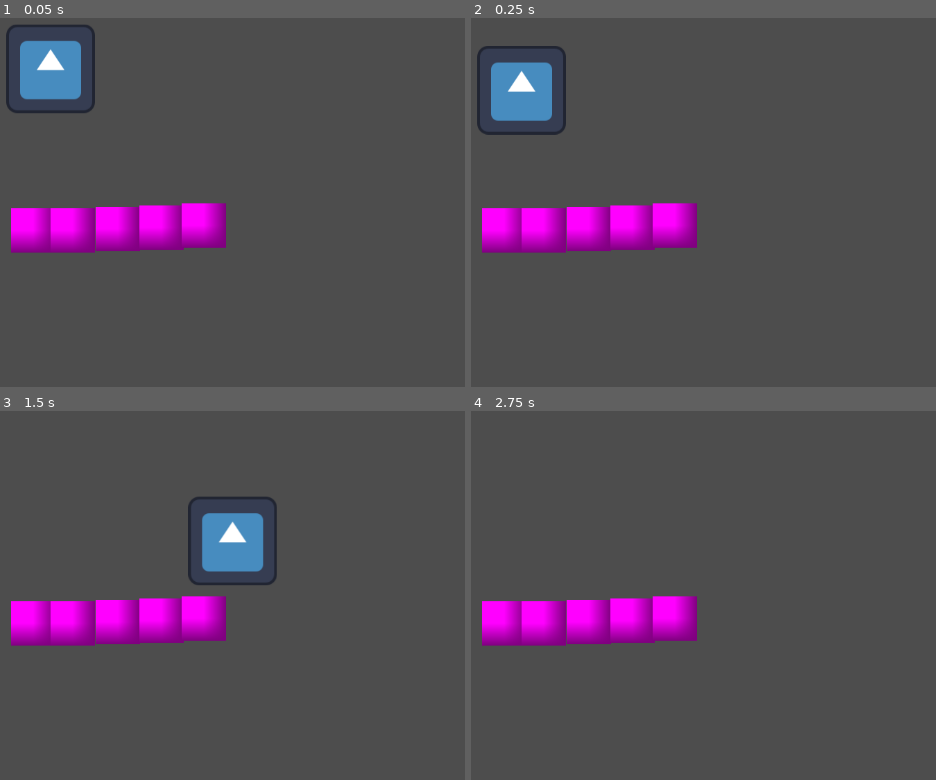
Above: before the commit, frames 1-4 (two rows, left to right).
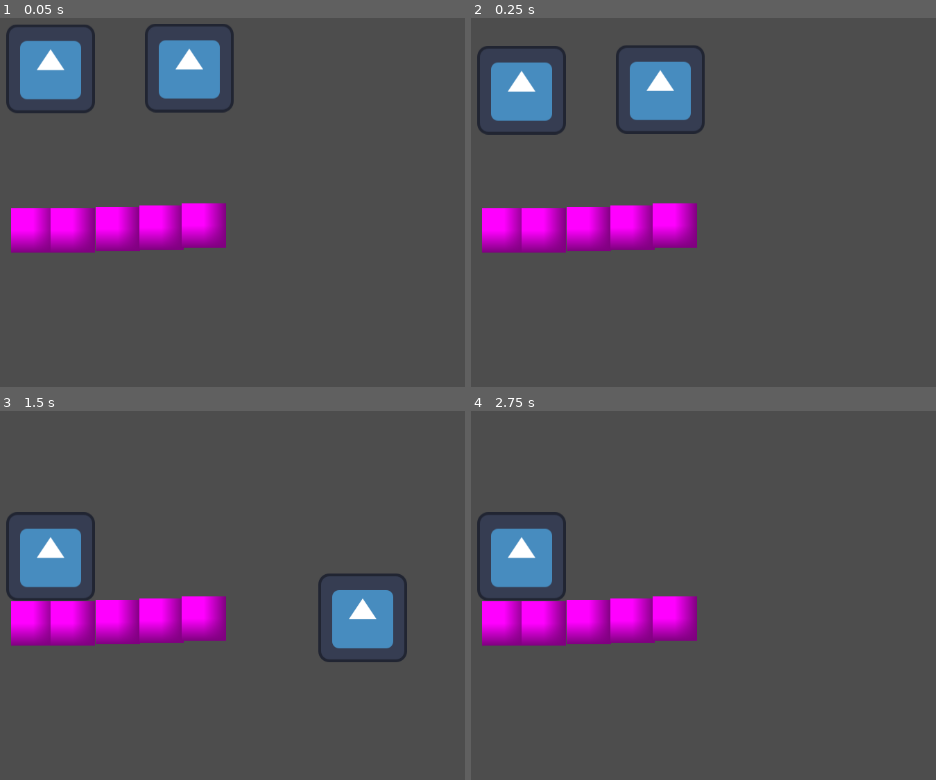
Above: after the commit, the same moments.

Repository: NahuelArrieta/ChronosSociety
Game: Godot game, scene res://levels/level.tscn
Two runs of this game, one before a commit and one after it. Both use one fixed random seed, a clock stepped at 60 frames per second and the inputs below. The engine's default icon, where the game draws it, is replaced by a stand-in: a white triangle on a blue panel in a dark square.
Inputs:
- Up to frame 1 (0.05 s): no input
- Up to frame 2 (0.25 s): no input
- Up to frame 3 (1.5 s): tap Enter (ui_accept) at 0.5, 0.77, 1.07 s; hold Right (ui_right) from 0.53 s (still down); tap Space (REVERT_P1, bound only after the commit) at 0.6 s; tap Shift (REVERT_P2, bound only after the commit) at 0.8, 1.35 s
- Up to frame 4 (2.75 s): tap Enter (ui_accept) at 1.52, 1.55, 1.82, 2.1 s; release Right (ui_right) at 2.03 s; hold Left (ui_left) from 2.03 s (still down); tap Space (REVERT_P1, bound only after the commit) at 2.3 s

The runs differ from the first frame. In frame 1, 2.7% of the frame differs, in the area x 31-51%, y 1-26%; in frame 2, 2.7%; in frame 3, 8.1%, in the area x 1-88%, y 23-69%; in frame 4, 2.7%.

Commit message:
Second player (#3)
* add second player basic movement

* add second player

Diff:
--- a/controllers/time_travel_controller.gd
+++ b/controllers/time_travel_controller.gd
@@ -1,6 +1,11 @@
 extends Node
 
 var is_reverting = false
+
+const revert_time_inputs = [
+	"REVERT_P1",
+	"REVERT_P2",
+]
 
 func _ready():
 	start_log_timer()
@@ -14,16 +19,17 @@
 	add_child(record_timer)
 
 func _physics_process(delta):
-	# Check if the revert time button is pressed to start the timer.
-	if Input.is_action_just_pressed("ui_up"):
-		# Start the timer and make it repeat.
-		is_reverting = true
-		Global.revert_started.emit()
+	for i in revert_time_inputs.size():
+		var input = revert_time_inputs[i]
+		var player = i +1
 
-	# Check if the revert time button is released to stop the timer.
-	if Input.is_action_just_released("ui_up"):
-		is_reverting = false
-		Global.revert_stopped.emit()
+		if Input.is_action_just_pressed(input):
+			is_reverting = true
+			Global.revert_started.emit(player)
+
+		if Input.is_action_just_released(input):
+			is_reverting = false
+			Global.revert_stopped.emit()
 
 func _on_record_timer_timeout():
 	if is_reverting:
--- a/entities/player/player.gd
+++ b/entities/player/player.gd
@@ -2,14 +2,26 @@
 
 @export var speed = 300.0
 @export var jump_velocity = -450.0
+@export var player_number = 1
+
+## Input map
+var left_action: String
+var right_action: String
+var jump_action: String
+
 
 var is_reverting = false
 var _state_history = []
 
 func _ready():
+	left_action = "LEFT_P%d" % player_number
+	right_action = "RIGHT_P%d" % player_number
+	jump_action = "JUMP_P%d" % player_number
+
 	Global.revert_started.connect(start_reverting)
 	Global.revert_stopped.connect(stop_reverting)
 	add_to_group(Global.TIME_TRAVEL_GROUP)
+
 
 func _physics_process(delta):
 	if is_reverting:
@@ -18,10 +30,10 @@
 	if not is_on_floor():
 		velocity.y += Global.gravity * delta
 
-	if is_on_floor() and Input.is_action_just_pressed("ui_accept"): # TODO
+	if is_on_floor() and Input.is_action_just_pressed(jump_action):
 		velocity.y = jump_velocity
 
-	var direction = Input.get_axis("ui_left", "ui_right") # TODO
+	var direction = Input.get_axis(left_action, right_action)
 	velocity.x = direction * speed
 
 	move_and_slide()
@@ -37,7 +49,9 @@
 	if _state_history.size() > Global._max_history_length:
 		_state_history.pop_back()
 
-func start_reverting():
+func start_reverting(player):
+	if player == player_number:
+		return
 	is_reverting = true
 
 func stop_reverting():
--- a/global.gd
+++ b/global.gd
@@ -9,5 +9,5 @@
 const TIME_TRAVEL_GROUP = "time_travelable"
 
 ## Signals
-signal revert_started()
+signal revert_started(player: int)
 signal revert_stopped()
--- a/levels/level.tscn
+++ b/levels/level.tscn
@@ -6,7 +6,7 @@
 
 [node name="Node2D" type="Node2D"]
 
-[node name="Player" parent="." instance=ExtResource("1_80vhd")]
+[node name="Player1" parent="." instance=ExtResource("1_80vhd")]
 position = Vector2(220, 187)
 
 [node name="Platforms" type="Node" parent="."]
@@ -28,3 +28,7 @@
 
 [node name="TimeTravelController" type="Node" parent="."]
 script = ExtResource("3_cwqvt")
+
+[node name="Player2" parent="." instance=ExtResource("1_80vhd")]
+position = Vector2(420, 186)
+player_number = 2
--- a/project.godot
+++ b/project.godot
@@ -18,3 +18,46 @@
 [autoload]
 
 Global="*res://global.gd"
+
+[input]
+
+JUMP_P1={
+"deadzone": 0.2,
+"events": [Object(InputEventKey,"resource_local_to_scene":false,"resource_name":"","device":-1,"window_id":0,"alt_pressed":false,"shift_pressed":false,"ctrl_pressed":false,"meta_pressed":false,"pressed":false,"keycode":0,"physical_keycode":87,"key_label":0,"unicode":119,"location":0,"echo":false,"script":null)
+]
+}
+RIGHT_P1={
+"deadzone": 0.2,
+"events": [Object(InputEventKey,"resource_local_to_scene":false,"resource_name":"","device":-1,"window_id":0,"alt_pressed":false,"shift_pressed":false,"ctrl_pressed":false,"meta_pressed":false,"pressed":false,"keycode":0,"physical_keycode":68,"key_label":0,"unicode":100,"location":0,"echo":false,"script":null)
+]
+}
+LEFT_P1={
+"deadzone": 0.2,
+"events": [Object(InputEventKey,"resource_local_to_scene":false,"resource_name":"","device":-1,"window_id":0,"alt_pressed":false,"shift_pressed":false,"ctrl_pressed":false,"meta_pressed":false,"pressed":false,"keycode":0,"physical_keycode":65,"key_label":0,"unicode":97,"location":0,"echo":false,"script":null)
+]
+}
+JUMP_P2={
+"deadzone": 0.2,
+"events": [Object(InputEventKey,"resource_local_to_scene":false,"resource_name":"","device":-1,"window_id":0,"alt_pressed":false,"shift_pressed":false,"ctrl_pressed":false,"meta_pressed":false,"pressed":false,"keycode":0,"physical_keycode":4194320,"key_label":0,"unicode":0,"location":0,"echo":false,"script":null)
+]
+}
+RIGHT_P2={
+"deadzone": 0.2,
+"events": [Object(InputEventKey,"resource_local_to_scene":false,"resource_name":"","device":-1,"window_id":0,"alt_pressed":false,"shift_pressed":false,"ctrl_pressed":false,"meta_pressed":false,"pressed":false,"keycode":0,"physical_keycode":4194321,"key_label":0,"unicode":0,"location":0,"echo":false,"script":null)
+]
+}
+LEFT_P2={
+"deadzone": 0.2,
+"events": [Object(InputEventKey,"resource_local_to_scene":false,"resource_name":"","device":-1,"window_id":0,"alt_pressed":false,"shift_pressed":false,"ctrl_pressed":false,"meta_pressed":false,"pressed":false,"keycode":0,"physical_keycode":4194319,"key_label":0,"unicode":0,"location":0,"echo":false,"script":null)
+]
+}
+REVERT_P1={
+"deadzone": 0.2,
+"events": [Object(InputEventKey,"resource_local_to_scene":false,"resource_name":"","device":-1,"window_id":0,"alt_pressed":false,"shift_pressed":false,"ctrl_pressed":false,"meta_pressed":false,"pressed":false,"keycode":0,"physical_keycode":32,"key_label":0,"unicode":32,"location":0,"echo":false,"script":null)
+]
+}
+REVERT_P2={
+"deadzone": 0.2,
+"events": [Object(InputEventKey,"resource_local_to_scene":false,"resource_name":"","device":-1,"window_id":0,"alt_pressed":false,"shift_pressed":false,"ctrl_pressed":false,"meta_pressed":false,"pressed":false,"keycode":0,"physical_keycode":4194325,"key_label":0,"unicode":0,"location":0,"echo":false,"script":null)
+]
+}
